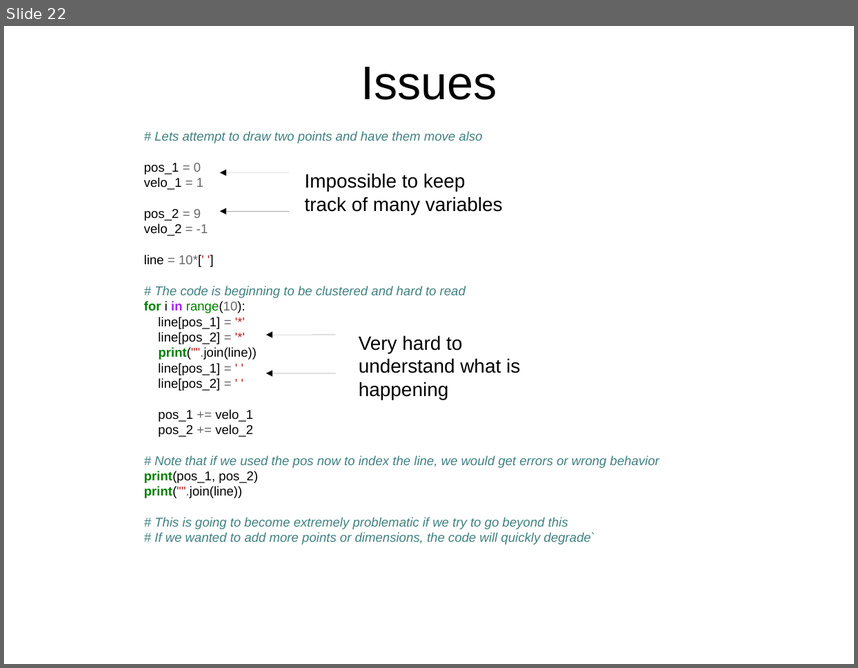
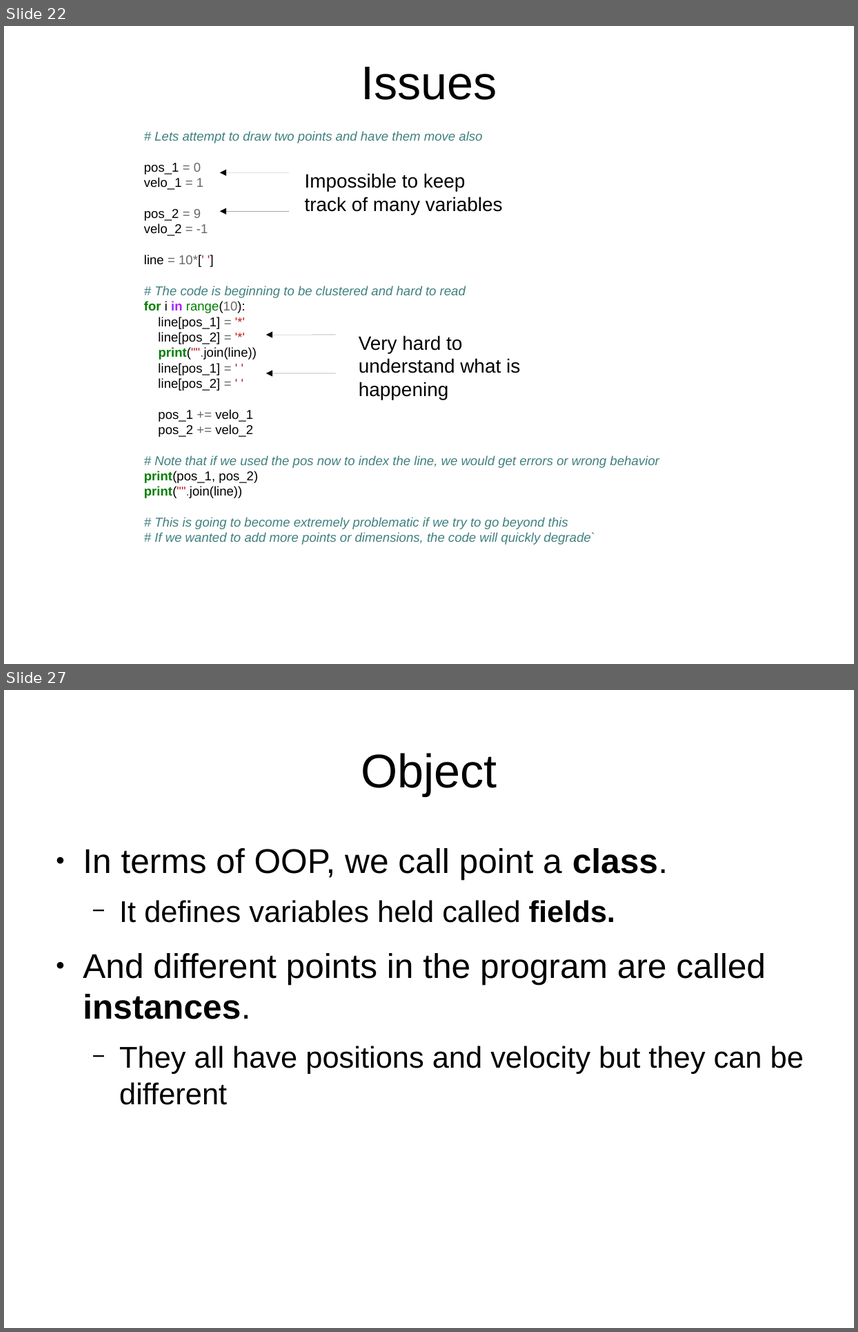
Before and after one commit to f0lie/basic_python_workshop, a slide deck: powerpoint.odp. Shown one above the other, each under a label of ours: slide 22 before the commit, slides 22 and 27 after it; the slides between them are not shown. The pictures are 858x668 and 858x1332 pixels, drawn with LibreOffice and Linux fonts; fonts in the diff are those of the drawing. Boxes give left, top, right and bottom in pixels: in the first picture for what was removed or moved away, otherwise in the second. Text is boxed around its words. In the diff, an @@ line names an element or a change of style, - is before the commit and + after.

```diff
--- a/powerpoint.odp
+++ b/powerpoint.odp
@@ slide 27 added at (x1=4, y1=690, x2=854, y2=1328), background #FFFFFF @@
@@ title added at (x1=361, y1=753, x2=497, y2=796), 44 pt, text #000000 @@
+Object
@@ text added at (x1=83, y1=848, x2=804, y2=1105), 28 pt, text #000000 @@
+● In terms of OOP, we call point a class.
+  − It defines variables held called fields.
+● And different points in the program are called instances.
+  − They all have positions and velocity but they can be different
```
Also in this commit, not shown: 1 slide changed, 4 other slides added, 1 slide removed, 1 other file.
